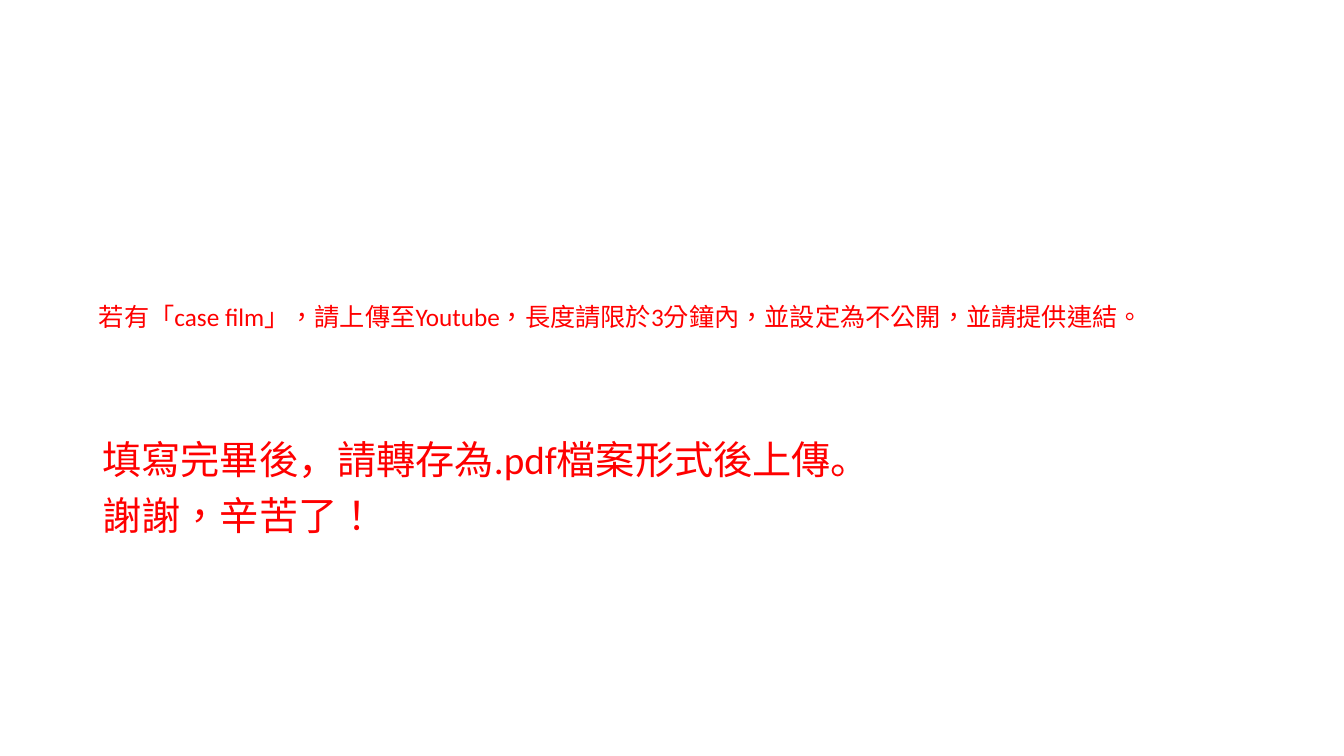
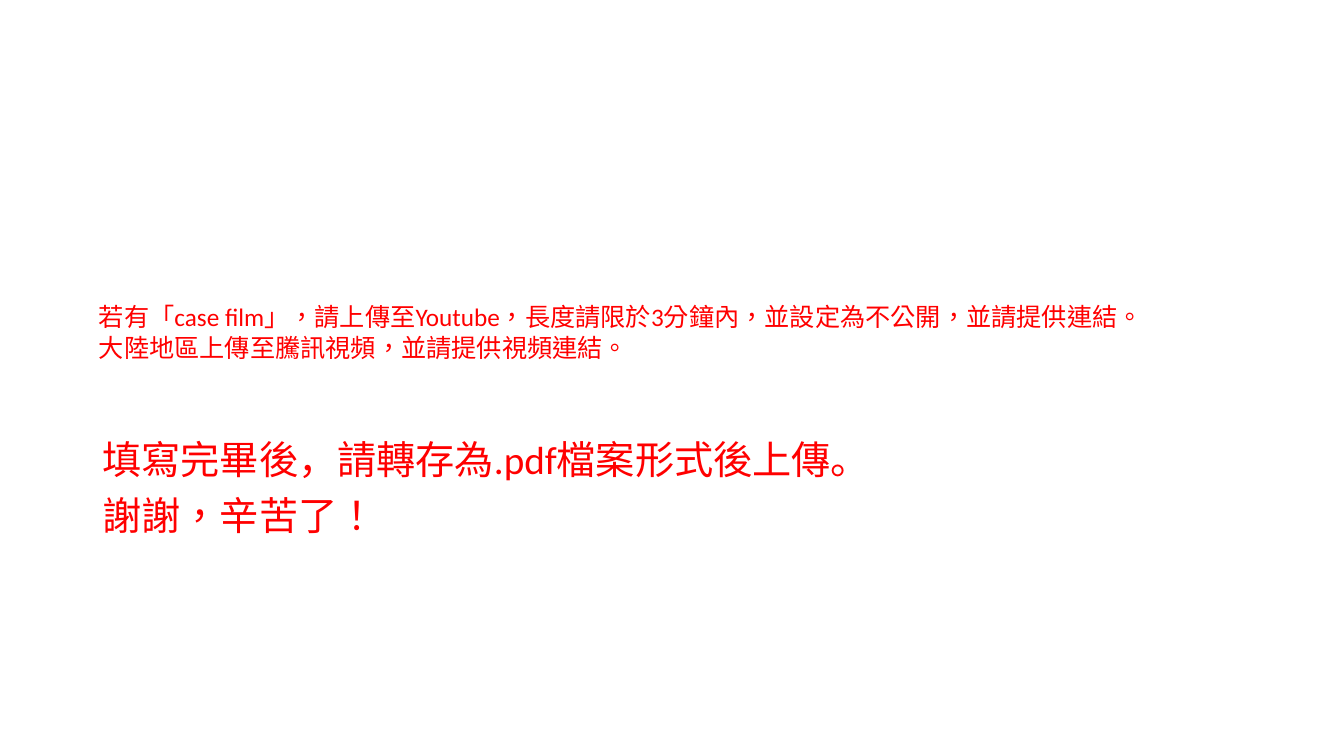
Before and after one commit to xTobu/DMA-2018-DSA, a slide deck: slide 8 of static/2018_DSA_Template.pptx. Drawn at 1344x756 pixels with LibreOffice and Linux fonts; fonts in the diff are those of the drawing. Boxes give left, top, right and bottom in pixels: in the first picture for what was removed or moved away, otherwise in the second. Text is boxed around its words. In the diff, an @@ line names an element or a change of style, - is before the commit and + after.

```diff
--- a/static/2018_DSA_Template.pptx
+++ b/static/2018_DSA_Template.pptx
@@ text at (99, 335, 628, 359): paragraph added @@
+大陸地區上傳至騰訊視頻，並請提供視頻連結。
```
Also in this commit, not shown: 2 other files.
